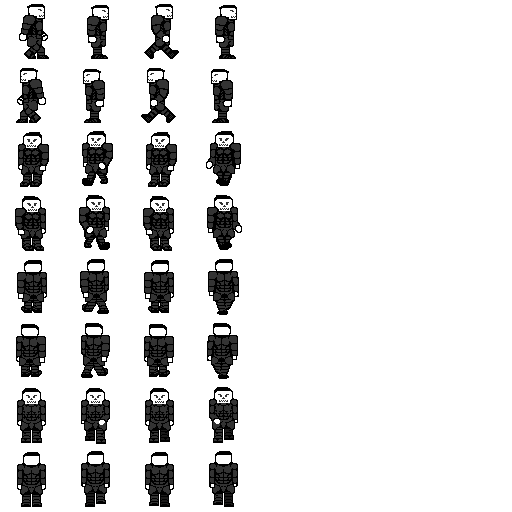
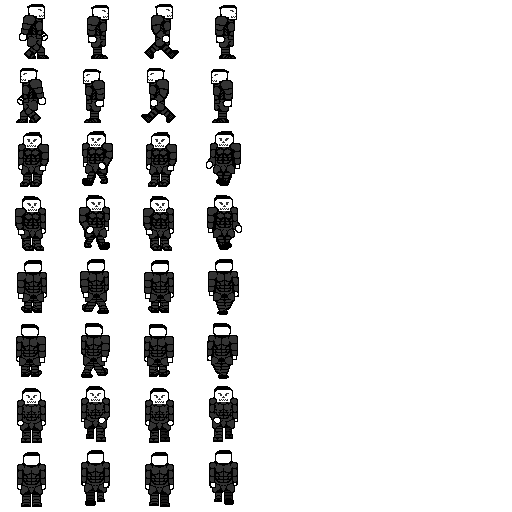
Comparing the layer stacks of the two 512×512 images. Changes:
painted on "walkBack2" over box(81, 450, 110, 507)
painted on "walkBack4" over box(209, 450, 238, 507)
painted on "walkFront2" over box(81, 386, 110, 444)
painted on "walkFront4" over box(209, 386, 238, 443)
